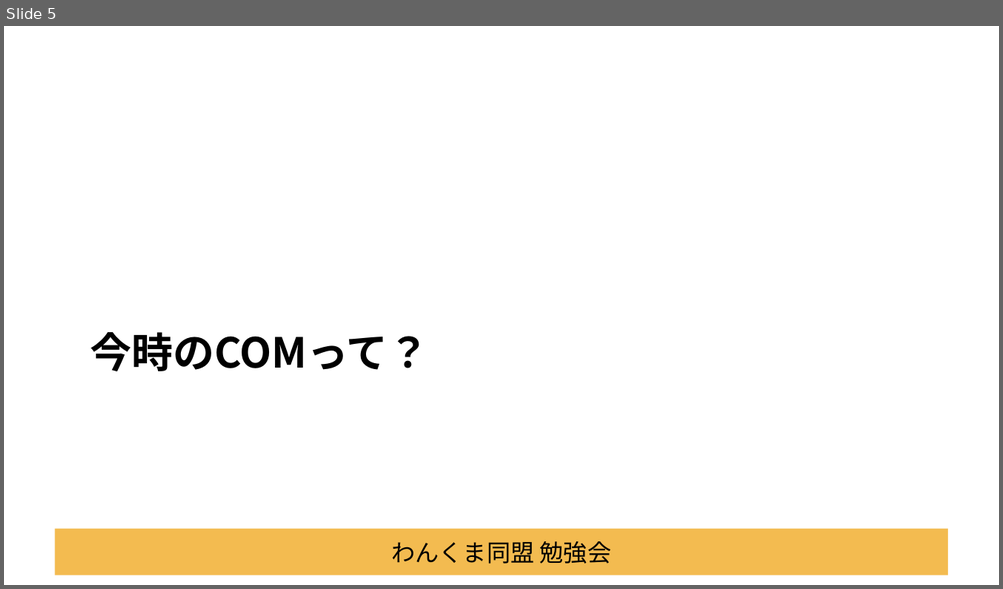
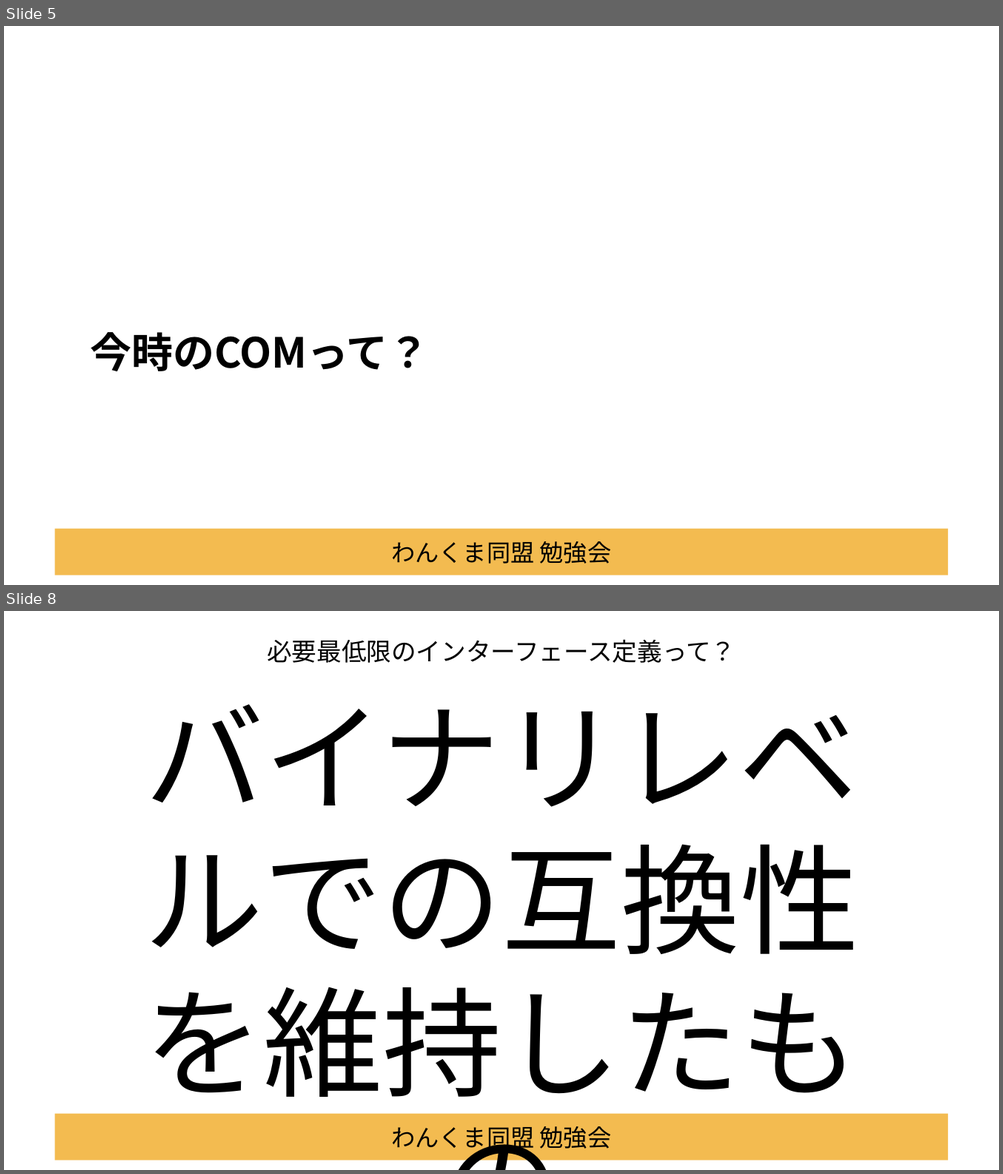
Before and after one commit to Tocchann/dotnetlab202009, a slide deck: Documents/セッション資料.pptx. Shown one above the other, each under a label of ours: slide 5 before the commit, slides 5 and 8 after it; the slides between them are not shown. The pictures are 1003x589 and 1003x1174 pixels, drawn with LibreOffice and Linux fonts; fonts in the diff are those of the drawing; background and template pictures are left out. Boxes give left, top, right and bottom in pixels: in the first picture for what was removed or moved away, otherwise in the second. Text is boxed around its words. In the diff, an @@ line names an element or a change of style, - is before the commit and + after.

```diff
--- a/Documents/セッション資料.pptx
+++ b/Documents/セッション資料.pptx
@@ slide 8 added at box(4, 611, 999, 1170), background #FFFFFF; not listed: 1 template element that a slide beside it also shows @@
@@ title added at box(267, 639, 735, 663), 24 pt, text #000000 @@
+必要最低限のインターフェース定義って？
@@ text added at box(144, 704, 859, 1117), 115 pt, text #000000 @@
+バイナリレベルでの互換性を維持したもの
```
Also in this commit, not shown: 5 slides changed, 8 other slides added, 5 other files.
